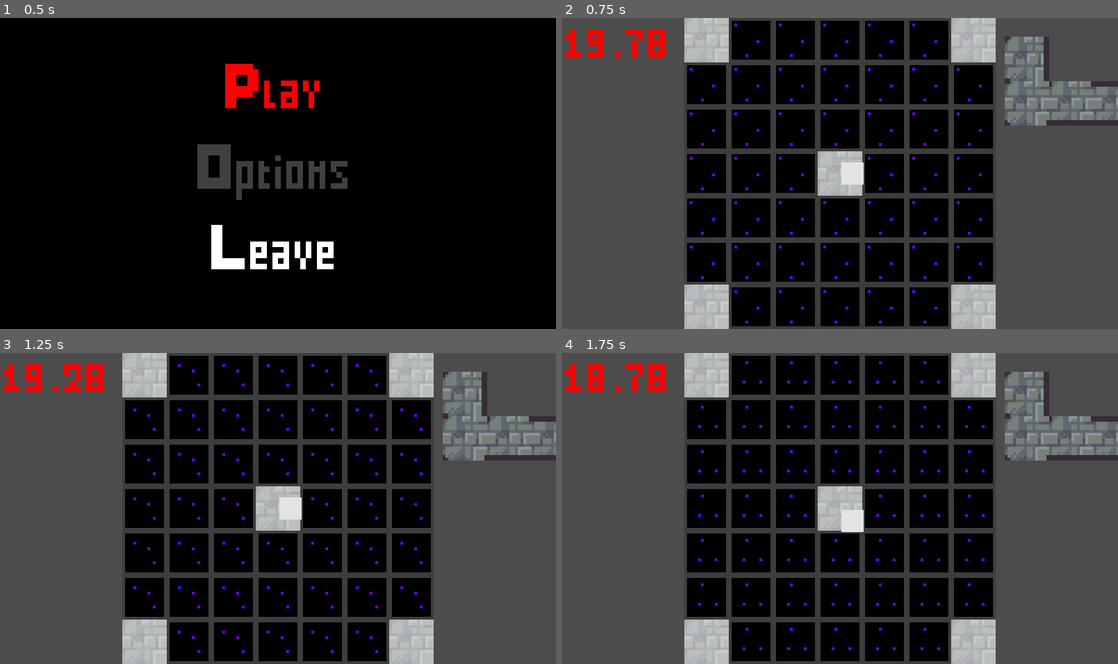
Above: before the commit, frames 1-4 (two rows, left to right).
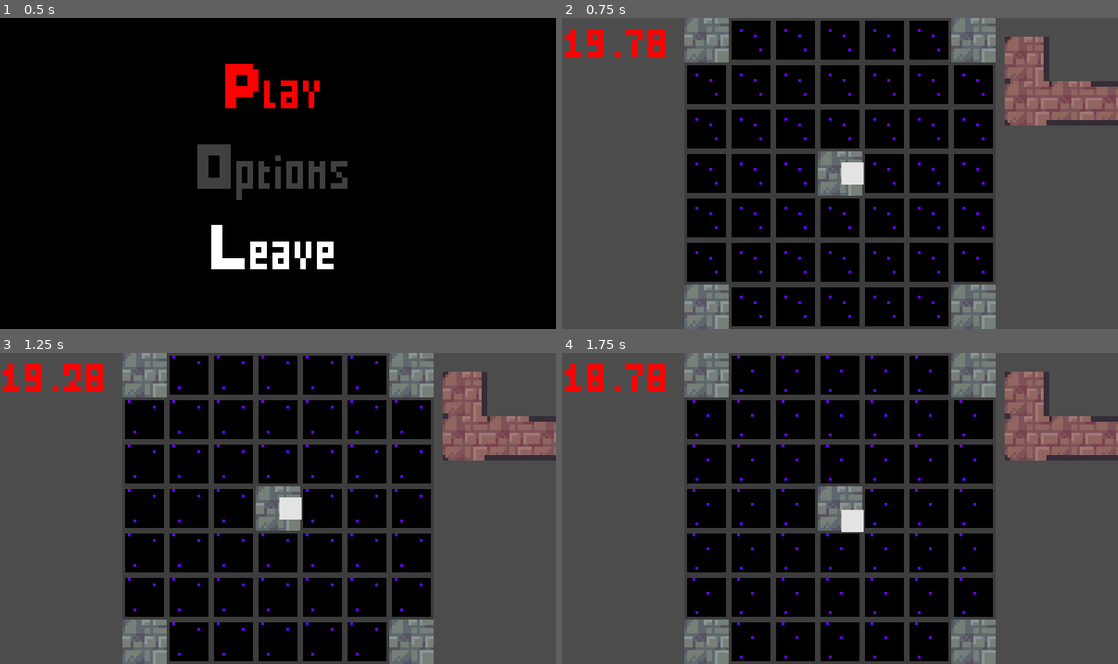
Above: after the commit, the same moments.

Repository: MrBSmith/Global2020
Game: Godot game, scene res://Scenes/GUI/Menus/ScreenTitle/ScreenTitle.tscn
The game is run twice, just before and just after one commit, with the same random seed, the same clock (stepped at 60 frames per second) and the same inputs.
Inputs (mouse positions are in pixels of both pictures, inside the frame that each line leads up to):
- Up to frame 1 (0.5 s): no input
- Up to frame 2 (0.75 s): tap Enter (ui_accept) at 0.5 s; move the mouse to (962, 157) at 0.52 s; hold Right (ui_right) from 0.53 s (still down); hold 1 (fast_speed) from 0.53 s (still down)
- Up to frame 3 (1.25 s): keep holding Right (ui_right); keep holding 1 (fast_speed); tap Enter (ui_accept) at 0.77 s
- Up to frame 4 (1.75 s): move the mouse to (706, 374) at 1.27 s; release Right (ui_right) at 1.28 s; release 1 (fast_speed) at 1.28 s; hold Down (ui_down) from 1.28 s (still down); click (706, 374) at 1.35 s; tap Enter (ui_accept) at 1.52 s

Frame 1 is identical in both runs. In frame 2, 10% of the frame differs, in the area x 22-100%, y 0-100%; in frame 3, 10%; in frame 4, 10%.

Commit message:
Correct color bug

Diff:
--- a/BaseClasses/Card_Base.gd
+++ b/BaseClasses/Card_Base.gd
@@ -16,7 +16,7 @@
 export(int) var grey : int = 100
 export(int) var red : int = 0
 
-var color_chance = {
+onready var color_chance : Dictionary = {
 	"blue" : blue,
 	"grey" : grey,
 	"red" : red
@@ -159,7 +159,6 @@
 
 
 # Changes the tiles' color to the one sent in parameters
-
 func change_color(color):
 	var color_var = Color(0, 0, 0, 0)
 
--- a/Scenes/Cards/BaseCard.tscn
+++ b/Scenes/Cards/BaseCard.tscn
@@ -4,3 +4,5 @@
 
 [node name="BaseCard" type="Node2D"]
 script = ExtResource( 1 )
+blue = 100
+grey = 0
--- a/Scenes/Game/Game.tscn
+++ b/Scenes/Game/Game.tscn
@@ -55,5 +55,4 @@
 [node name="LX2" parent="." instance=ExtResource( 11 )]
 position = Vector2( 167.147, 30.7722 )
 blue = 50
-grey = 0
 red = 50
--- a/Scenes/Tiles/Tile.tscn
+++ b/Scenes/Tiles/Tile.tscn
@@ -21,7 +21,7 @@
 margin_right = 8.0
 margin_bottom = 8.0
 mouse_filter = 2
-color = Color( 1, 1, 1, 0.501961 )
+color = Color( 1, 1, 1, 0 )
 __meta__ = {
 "_edit_use_anchors_": false
 }
--- a/Scenes/Tiles/Void/Void.tscn
+++ b/Scenes/Tiles/Void/Void.tscn
@@ -33,7 +33,7 @@
 
 [node name="AnimatedSprite" type="AnimatedSprite" parent="."]
 frames = SubResource( 1 )
-frame = 5
+frame = 7
 playing = true
 __meta__ = {
 "_edit_lock_": true
